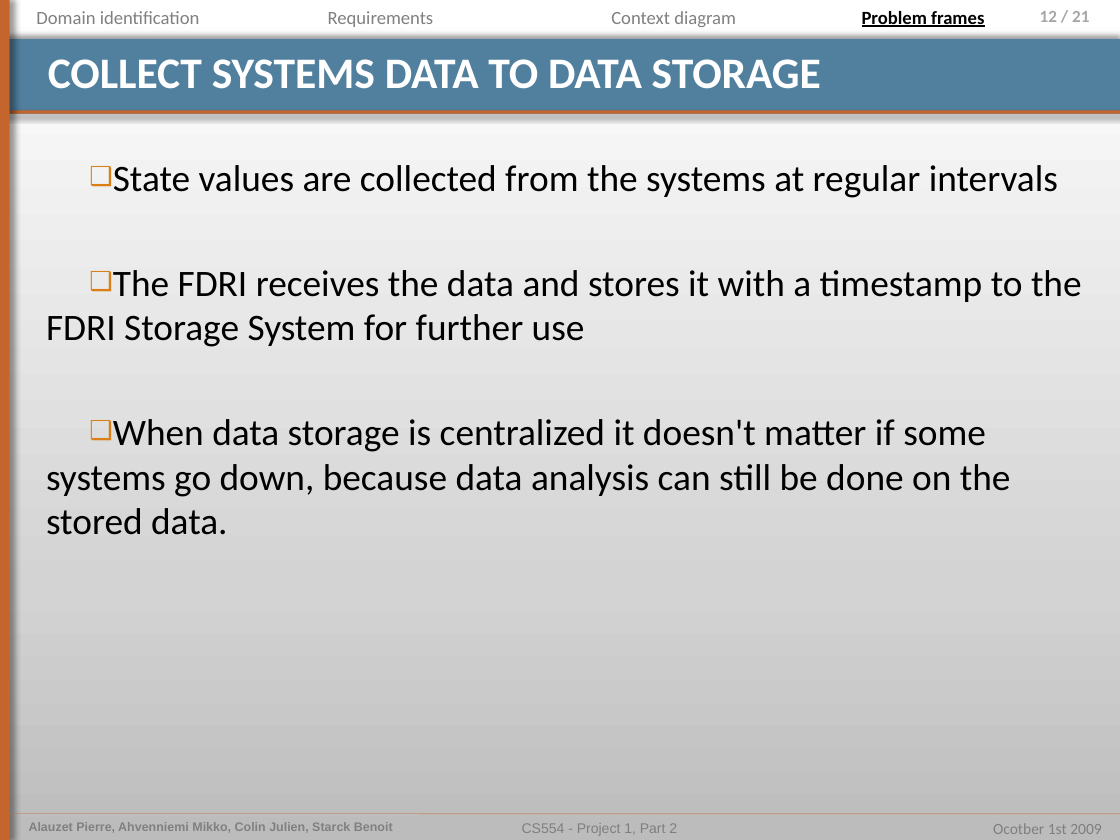
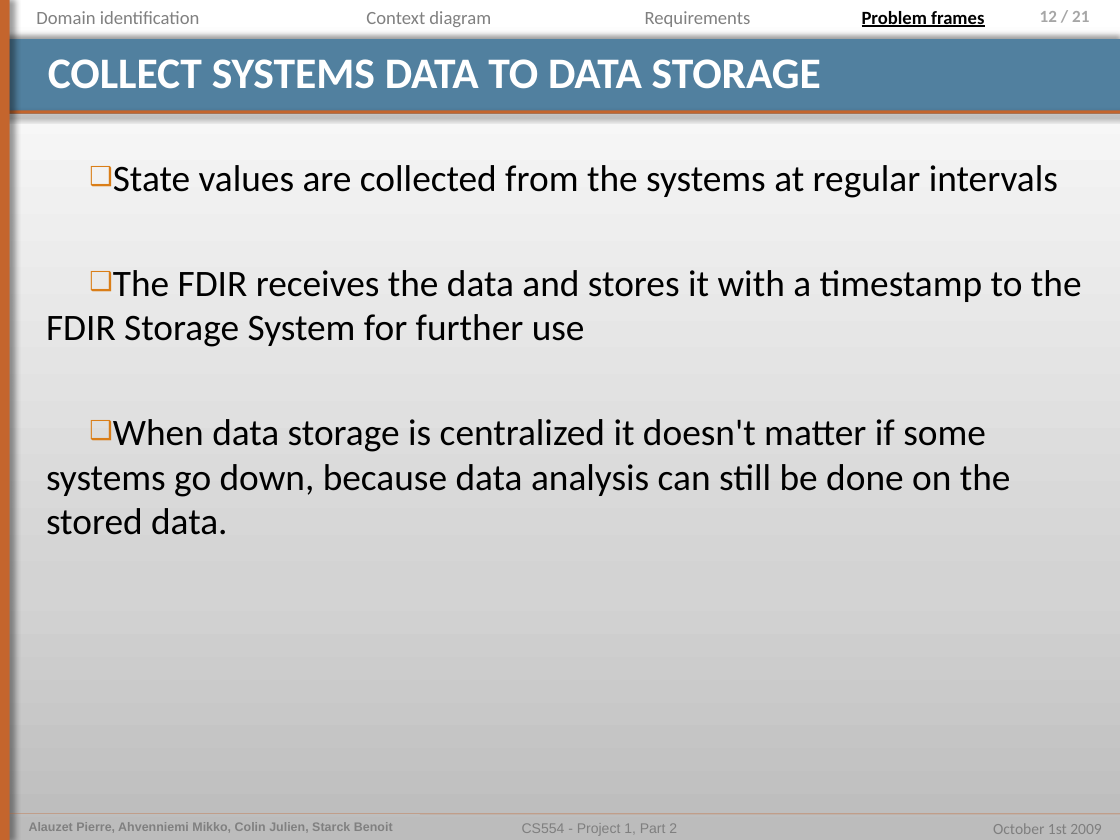
Before and after one commit to pierrealauzet/euroteam, a slide deck: slide 12 of Project 1/Part 2/CS554_EuroTeam_Problem_Frames.pptx. Drawn at 1120x840 pixels with LibreOffice and Linux fonts; fonts in the diff are those of the drawing. Boxes give left, top, right and bottom in pixels: in the first picture for what was removed or moved away, otherwise in the second. Text is boxed around its words. In the diff, an @@ line names an element or a change of style, - is before the commit and + after.

```diff
--- a/Project 1/Part 2/CS554_EuroTeam_Problem_Frames.pptx
+++ b/Project 1/Part 2/CS554_EuroTeam_Problem_Frames.pptx
@@ text "Context diagram": place and size @@
-text "Context diagram" at [611,11,736,27]
+text "Context diagram" at [366,11,491,27]
@@ text "Requirements": place and size @@
-text "Requirements" at [328,11,434,27]
+text "Requirements" at [645,11,751,27]
@@ text at [46,270,1082,347]: text changed @@
-❑ The FDRI receives the data and stores it with a timestamp to the FDRI Storage System for further use
+❑ The FDIR receives the data and stores it with a timestamp to the FDIR Storage System for further use
@@ text at [993,823,1101,834]: text changed @@
-Ocotber 1st 2009
+October 1st 2009
```
Also in this commit, not shown: 16 other slides changed, 2 slides added, 1 slide removed, 3 other files.
